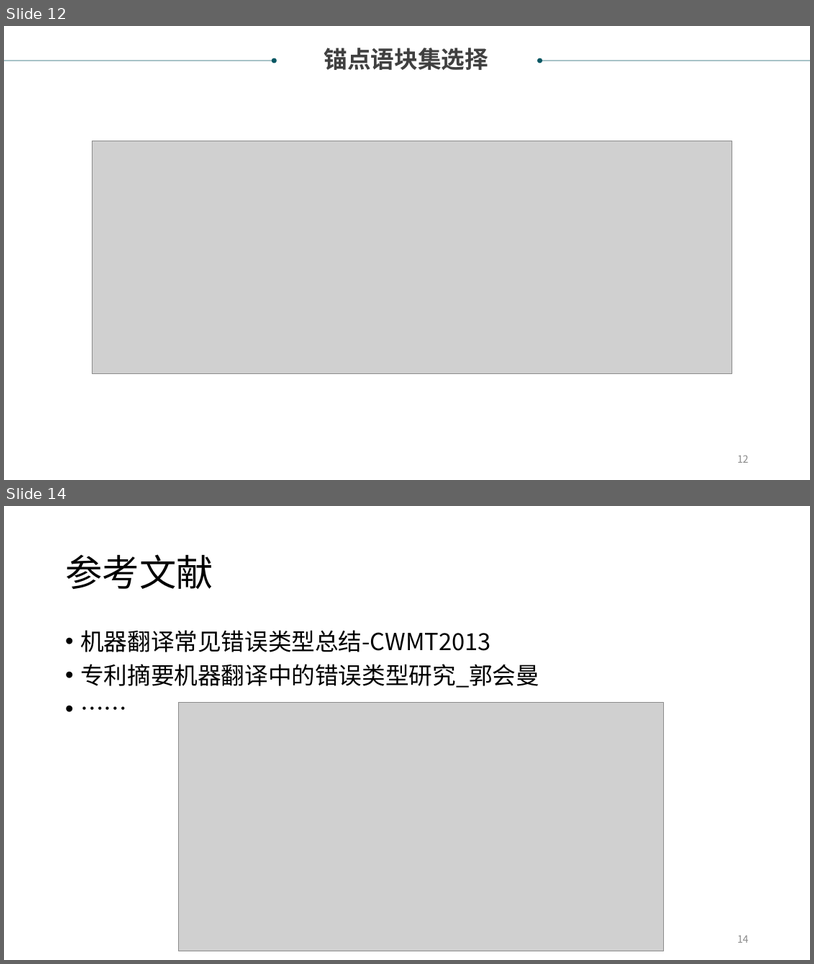
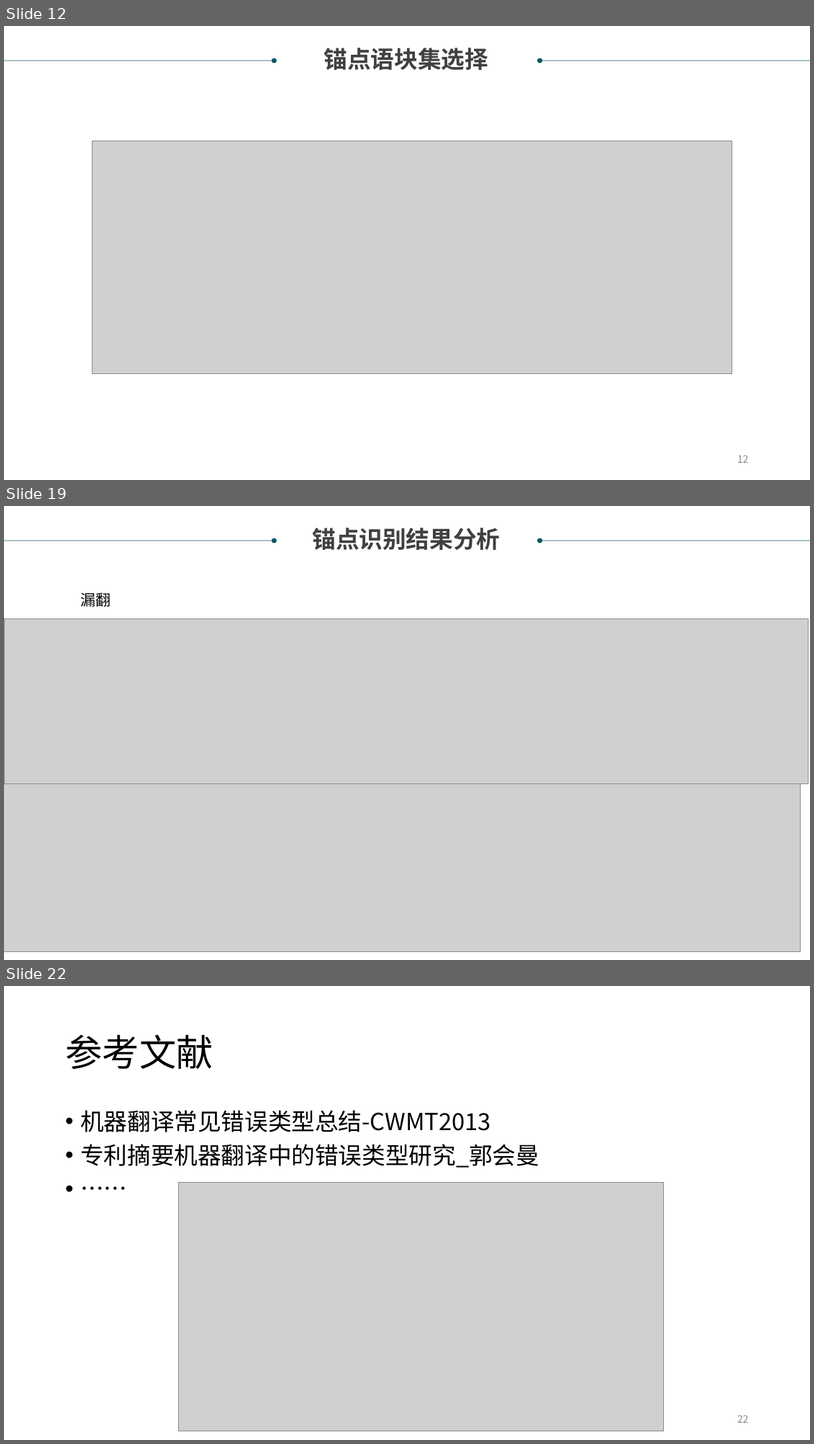
Before and after one commit to xiabo0816/PatTransErrorDetect, a slide deck: 翻译锚点识别项目.ppt. Shown one above the other, each under a label of ours: slides 12 and 14 before the commit, slides 12, 19 and 22 after it; the slides between them are not shown. The pictures are 814x964 and 814x1444 pixels, drawn with LibreOffice and Linux fonts; fonts in the diff are those of the drawing; grey boxes stand for pictures. Boxes give left, top, right and bottom in pixels: in the first picture for what was removed or moved away, otherwise in the second. Text is boxed around its words. In the diff, an @@ line names an element or a change of style, - is before the commit and + after.

```diff
--- a/翻译锚点识别项目.ppt
+++ b/翻译锚点识别项目.ppt
@@ slide 19 added at (4, 506, 810, 960), background #FFFFFF @@
@@ arrow added from (4, 541) to (274, 541), #095763 0.51 pt @@
@@ text added at (312, 528, 500, 550), 28 pt, text #404040, bold @@
+锚点识别结果分析
@@ arrow added from (810, 541) to (540, 541), #095763 0.51 pt @@
@@ text added at (80, 592, 111, 607), 18 pt, text #000000 @@
+漏翻
@@ picture added at (5, 618, 808, 783) @@
@@ picture added at (4, 783, 801, 951) @@
@@ what was slide 14 is now slide 22 @@
@@ page number at (738, 1414, 748, 1422): text changed @@
-14
+22
```
Also in this commit, not shown: 1 slide changed, 8 other slides added, 1 slide removed, 4 other files.
